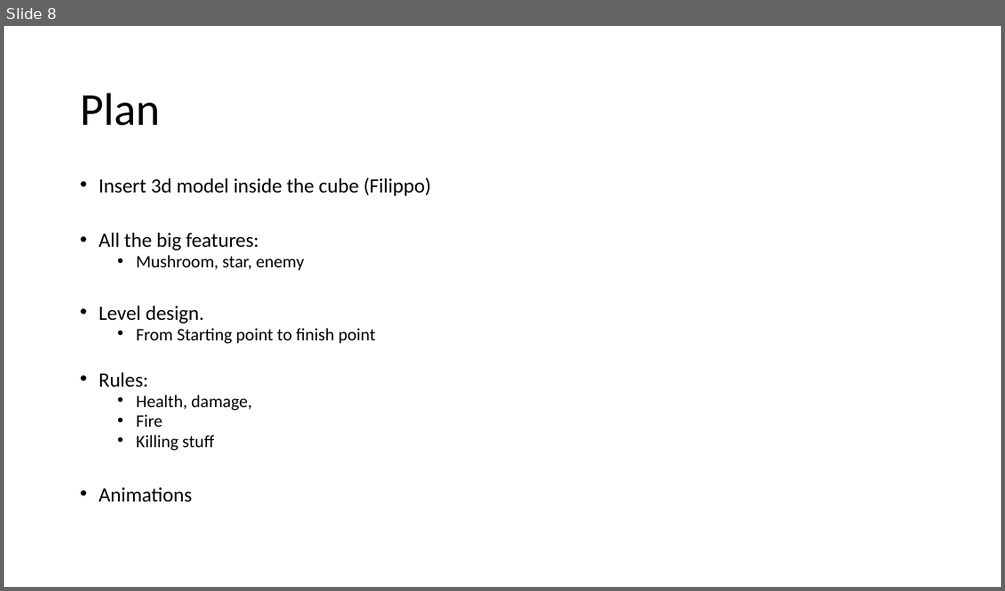
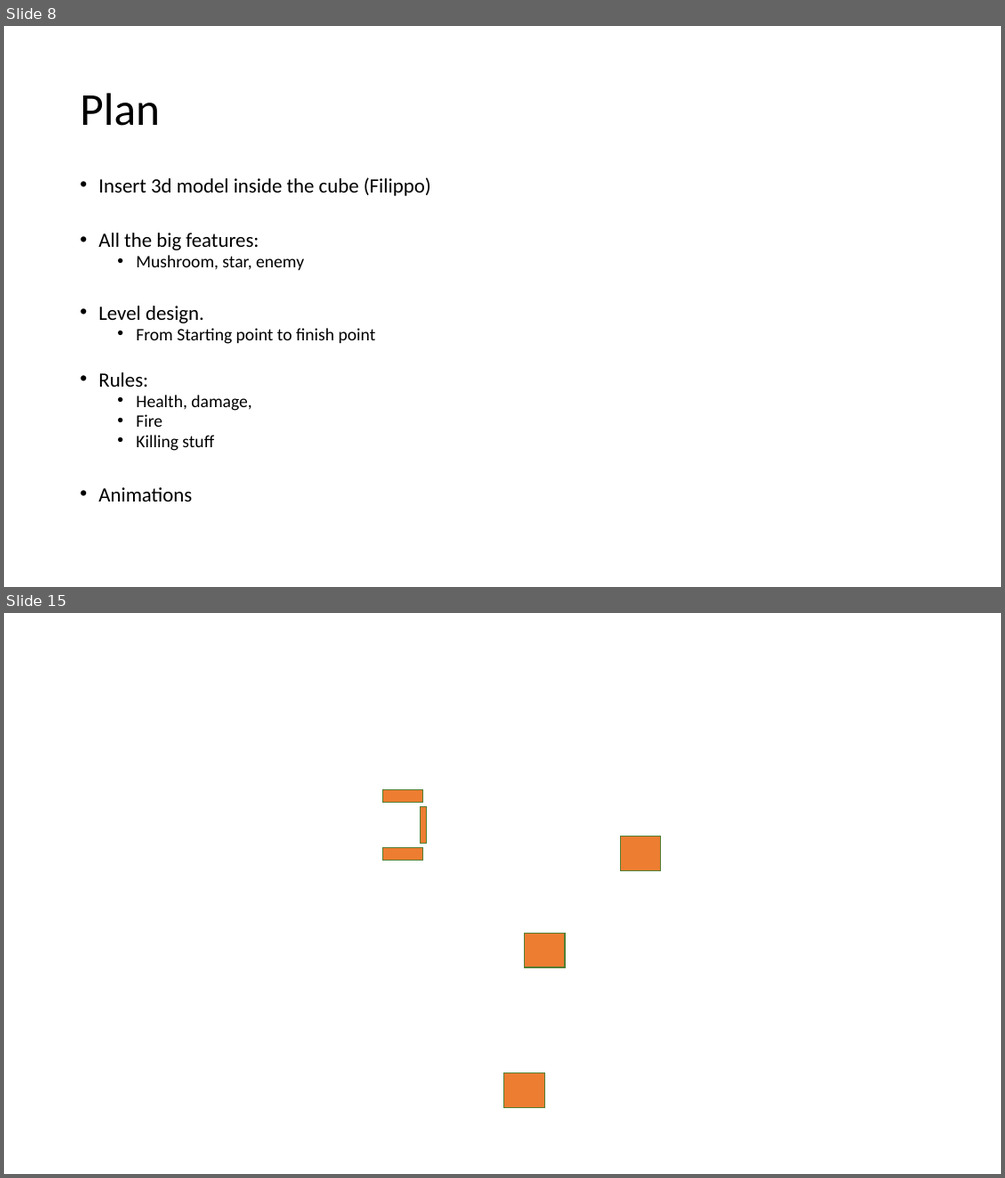
Before and after one commit to shacharoz/LearningUnity-Mario, a slide deck: Design/Mario Rules.pptx. Shown one above the other, each under a label of ours: slide 8 before the commit, slides 8 and 15 after it; the slides between them are not shown. The pictures are 1005x591 and 1005x1178 pixels, drawn with LibreOffice and Linux fonts; fonts in the diff are those of the drawing; background and template pictures are left out. Boxes give left, top, right and bottom in pixels: in the first picture for what was removed or moved away, otherwise in the second. Text is boxed around its words. In the diff, an @@ line names an element or a change of style, - is before the commit and + after.

```diff
--- a/Design/Mario Rules.pptx
+++ b/Design/Mario Rules.pptx
@@ slide 15 added at [4, 613, 1001, 1174], background picture (left out) @@
@@ rectangle added at [382, 789, 423, 803], fill #ED7D31, outline #538035 1 pt @@
@@ rectangle added at [420, 807, 427, 843], fill #ED7D31, outline #538035 1 pt @@
@@ rectangle added at [382, 847, 423, 860], fill #ED7D31, outline #538035 1 pt @@
@@ rectangle added at [620, 836, 661, 871], fill #ED7D31, outline #538035 1 pt @@
@@ rectangle added at [525, 933, 565, 967], fill #ED7D31, outline #538035 1 pt @@
@@ rectangle added at [503, 1073, 544, 1107], fill #ED7D31, outline #538035 1 pt @@
```
Also in this commit, not shown: 6 other slides added, 16 other files.
